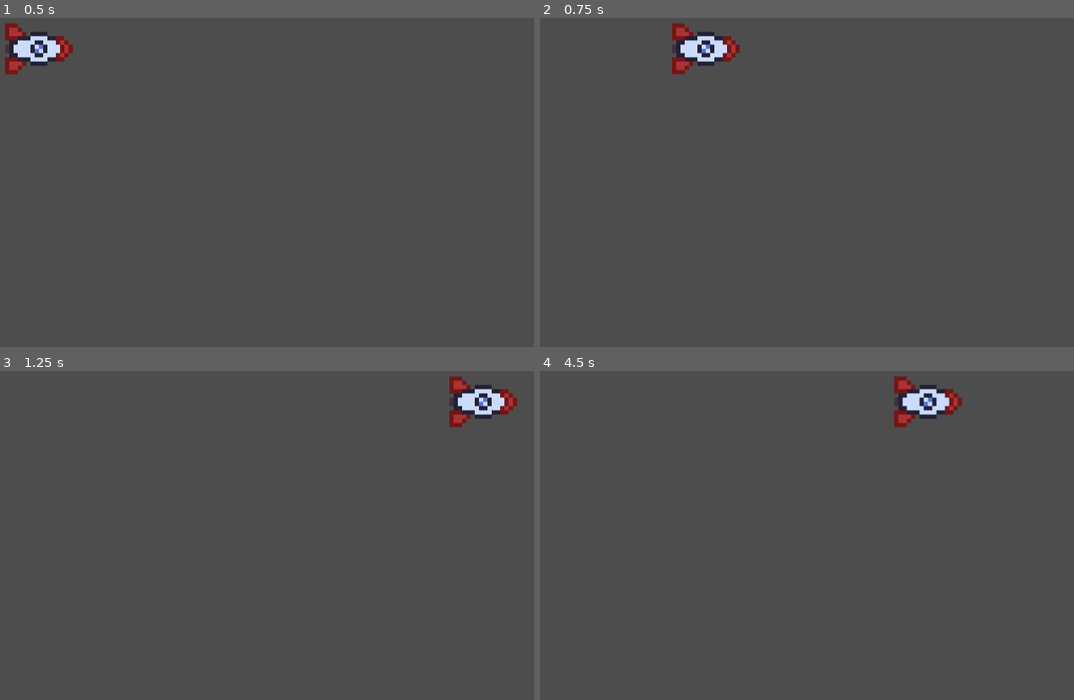
Above: before the commit, frames 1-4 (two rows, left to right).
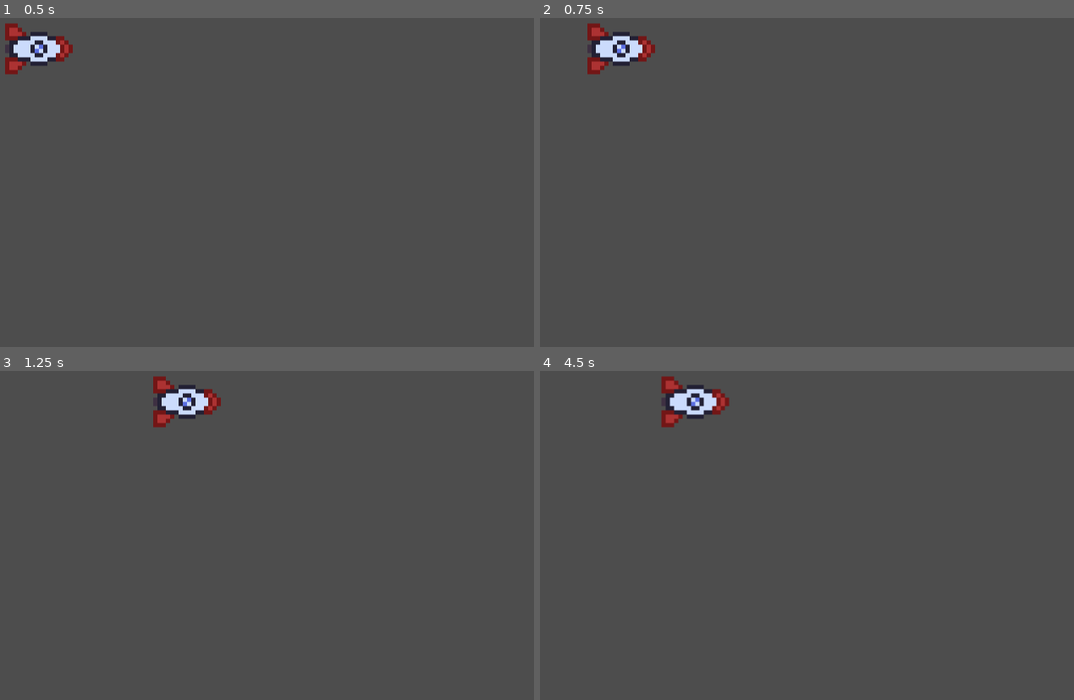
Above: after the commit, the same moments.

Repository: sstanlej/polygon_elektrycznosc
Game: Godot game, scene res://main.tscn
Two runs of this game, one before a commit and one after it. Both use one fixed random seed, a clock stepped at 60 frames per second and the inputs below.
Inputs:
- Up to frame 1 (0.5 s): no input
- Up to frame 2 (0.75 s): tap Enter at 0.5 s; hold D (Right) from 0.53 s (still down)
- Up to frame 3 (1.25 s): keep holding D (Right)
- Up to frame 4 (4.5 s): release D (Right) at 1.28 s; hold S (Down) 1.28-2.03 s; hold D (Right) 2.03-2.78 s; hold W (Up) 2.78-3.53 s; hold A (Left) from 3.53 s (still down)

Frame 1 is identical in both runs. In frame 2, 2.5% of the frame differs, in the area x 8-38%, y 1-18%; in frame 3, 2.5%; in frame 4, 2.5%, in the area x 22-80%, y 1-18%.

Commit message:
Improved movement controller

Diff:
--- a/Polygon26Z/Entities/Player/Scripts/MovementController.gd
+++ b/Polygon26Z/Entities/Player/Scripts/MovementController.gd
@@ -1,9 +1,11 @@
 class_name MovementController extends Node
 var direction: Vector2 = Vector2.ZERO
-@export var player: Player
-var movement_speed: float = 300
 
-func process_movement(delta) -> void:
-	var input_direction = Input.get_vector("Left", "Right", "Up", "Down")
-	player.velocity = input_direction * movement_speed
-	player.move_and_slide()
+@export var movement_speed: float = 100
+@onready var body: CharacterBody2D = get_parent()
+
+func _physics_process(delta: float) -> void:
+	if body:
+		var input_direction = Input.get_vector("Left", "Right", "Up", "Down")
+		body.velocity = input_direction * movement_speed
+		body.move_and_slide()
--- a/Polygon26Z/Entities/Player/Scripts/Player.gd
+++ b/Polygon26Z/Entities/Player/Scripts/Player.gd
@@ -1,11 +1 @@
 class_name Player extends CharacterBody2D
-
-@export var movement_controller: MovementController
-
-# Called when the node enters the scene tree for the first time.
-func _ready() -> void:
-	pass # Replace with function body.
-
-
-func _physics_process(delta: float) -> void:
-	movement_controller.process_movement(delta)
--- a/Polygon26Z/main.tscn
+++ b/Polygon26Z/main.tscn
@@ -6,15 +6,13 @@
 
 [node name="Main" type="Node2D" unique_id=360287245]
 
-[node name="Player" type="CharacterBody2D" parent="." unique_id=2034230987 node_paths=PackedStringArray("movement_controller")]
+[node name="Player" type="CharacterBody2D" parent="." unique_id=2034230987]
 position = Vector2(84, 39)
 script = ExtResource("1_h2yge")
-movement_controller = NodePath("MovementController")
 
 [node name="Sprite2D" type="Sprite2D" parent="Player" unique_id=1080217474]
 scale = Vector2(2, 2)
 texture = ExtResource("1_ig7tw")
 
-[node name="MovementController" type="Node" parent="Player" unique_id=347225338 node_paths=PackedStringArray("player")]
+[node name="MovementController" type="Node" parent="Player" unique_id=347225338]
 script = ExtResource("2_0xm2m")
-player = NodePath("..")
